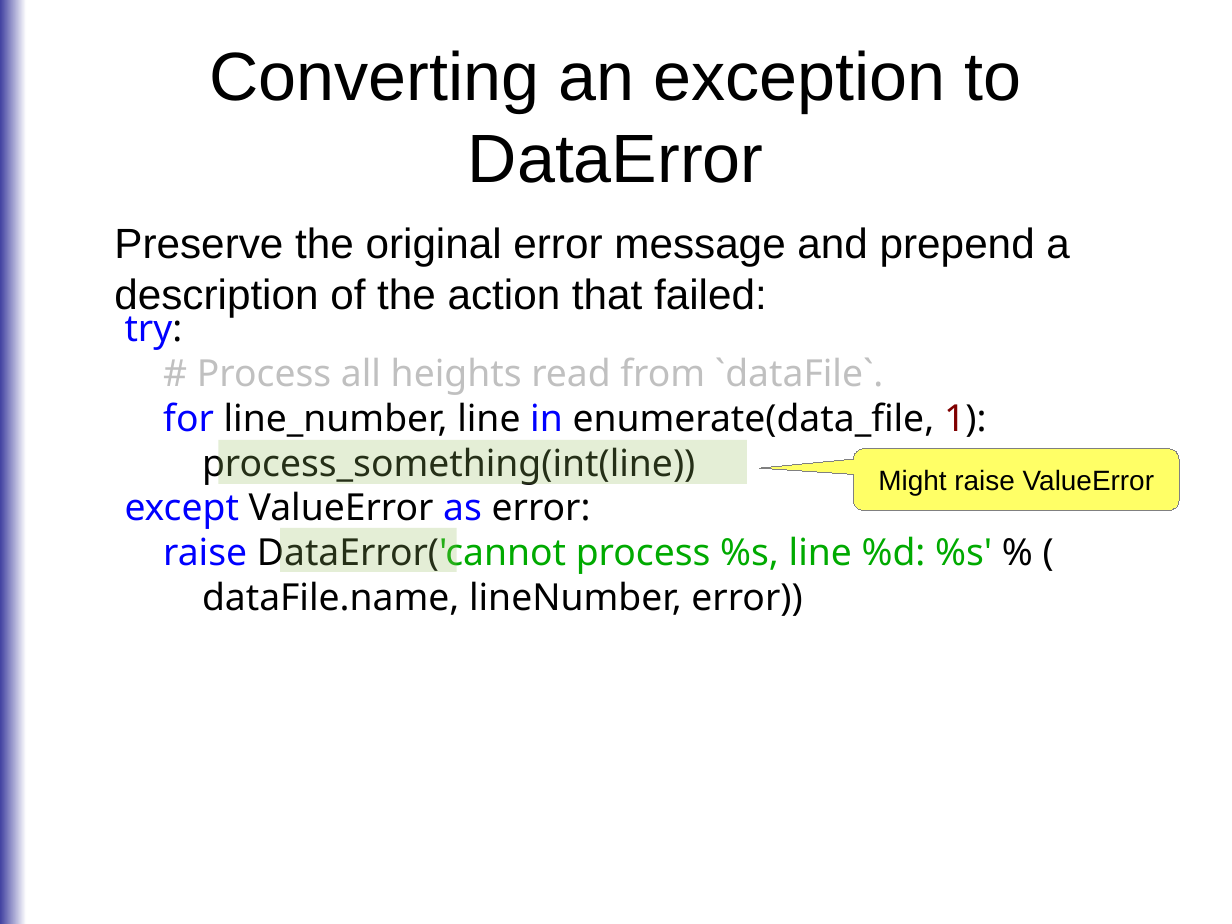
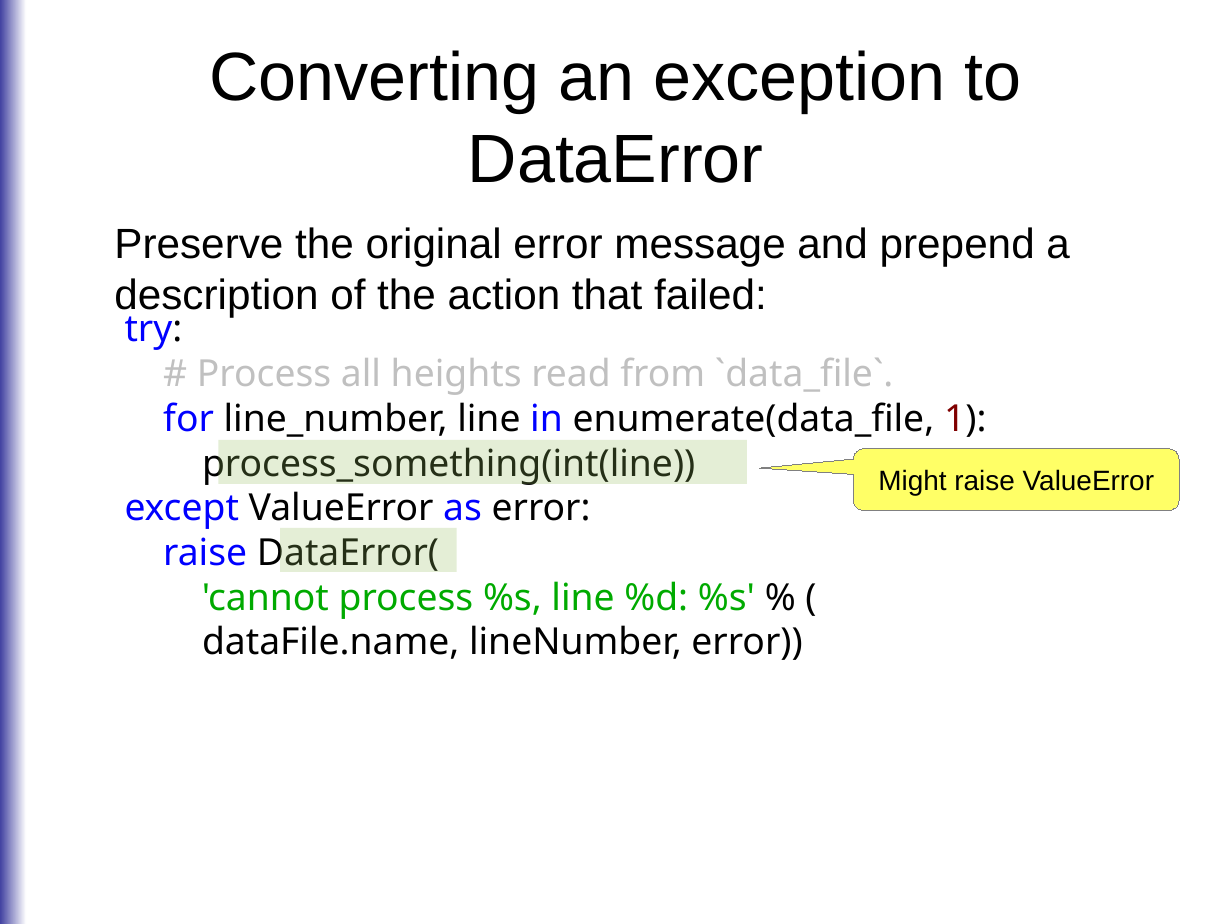
Before and after one commit to roskakori/talks, a slide deck: slide 52 of europython_2014/errorhandling/Solution oriented error handling.odp. Drawn at 1232x924 pixels with LibreOffice and Linux fonts; fonts in the diff are those of the drawing. Boxes give left, top, right and bottom in pixels: in the first picture for what was removed or moved away, otherwise in the second. Text is boxed around its words. In the diff, an @@ line names an element or a change of style, - is before the commit and + after.

Commit message:
Cleaned up spelling, formatting and untranslated German words.

```diff
--- a/europython_2014/errorhandling/Solution oriented error handling.odp
+++ b/europython_2014/errorhandling/Solution oriented error handling.odp
@@ text at [197,358,894,395]: text changed @@
-# Process all heights read from `dataFile`.
+# Process all heights read from `data_file`.
@@ text at [163,531,802,660]: text changed @@
-raise DataError('cannot process %s, line %d: %s' % (
-dataFile.name, lineNumber, error))
+raise DataError(
+'cannot process %s, line %d: %s' % (
+dataFile.name, lineNumber, error))
```
Also in this commit, not shown: 16 other slides changed.
